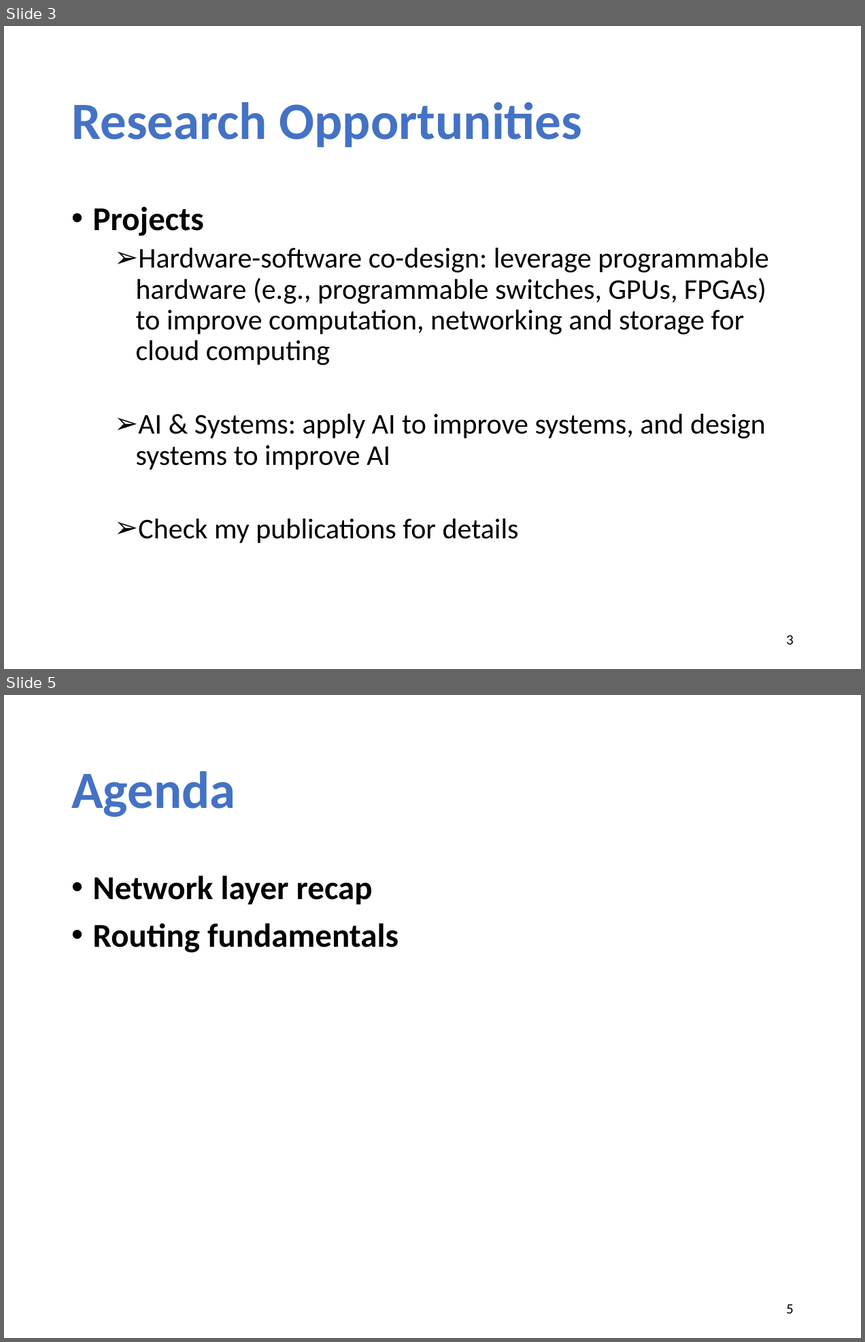
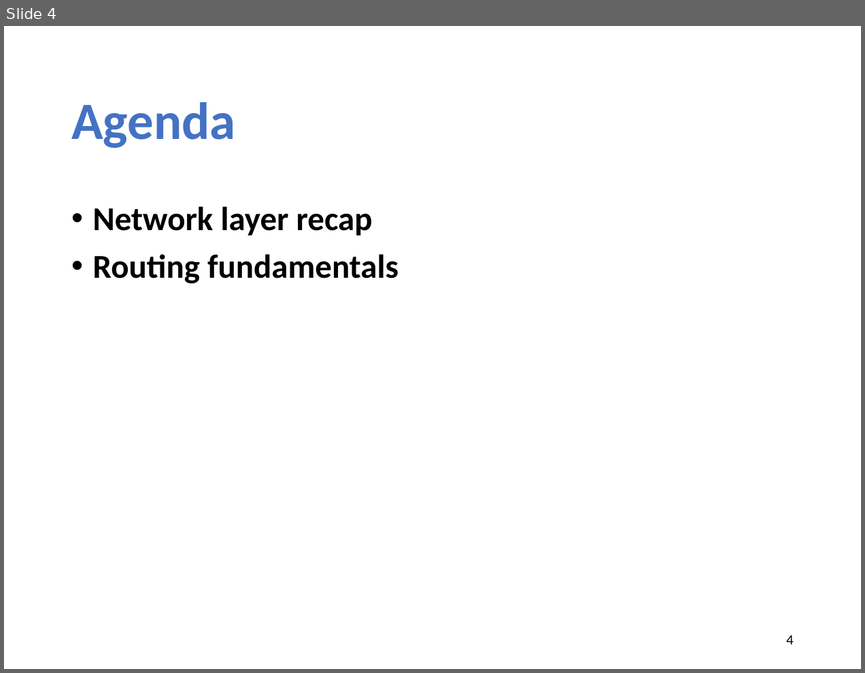
Before and after one commit to xinjin/course-net, a slide deck: slides/lec12_routing.pptx. Shown one above the other, each under a label of ours: slides 3 and 5 before the commit, slide 4 after it; the slides between them are not shown. The pictures are 865x1342 and 865x673 pixels, drawn with LibreOffice and Linux fonts; fonts in the diff are those of the drawing. Boxes give left, top, right and bottom in pixels: in the first picture for what was removed or moved away, otherwise in the second. Text is boxed around its words. In the diff, an @@ line names an element or a change of style, - is before the commit and + after.

```diff
--- a/slides/lec12_routing.pptx
+++ b/slides/lec12_routing.pptx
@@ slide 3 removed at (4, 26, 861, 669), background #FFFFFF @@
@@ title removed at (71, 102, 583, 147) @@
-Research Opportunities
@@ text removed at (93, 206, 769, 543) @@
-• Projects
-  ➢ Hardware-software co-design: leverage programmable hardware (e.g., programmable switches, GPUs, FPGAs) to improve computation, networking and storage for cloud computing
-  ➢ AI & Systems: apply AI to improve systems, and design systems to improve AI
-  ➢ Check my publications for details
@@ page number removed at (786, 635, 793, 644) @@
-3
@@ what was slide 5 is now slide 4 @@
@@ page number at (786, 635, 793, 644): text changed @@
-5
+4
```
Also in this commit, not shown: 2 slides changed, 2 slides added, 1 other slide removed, 2 other files.
